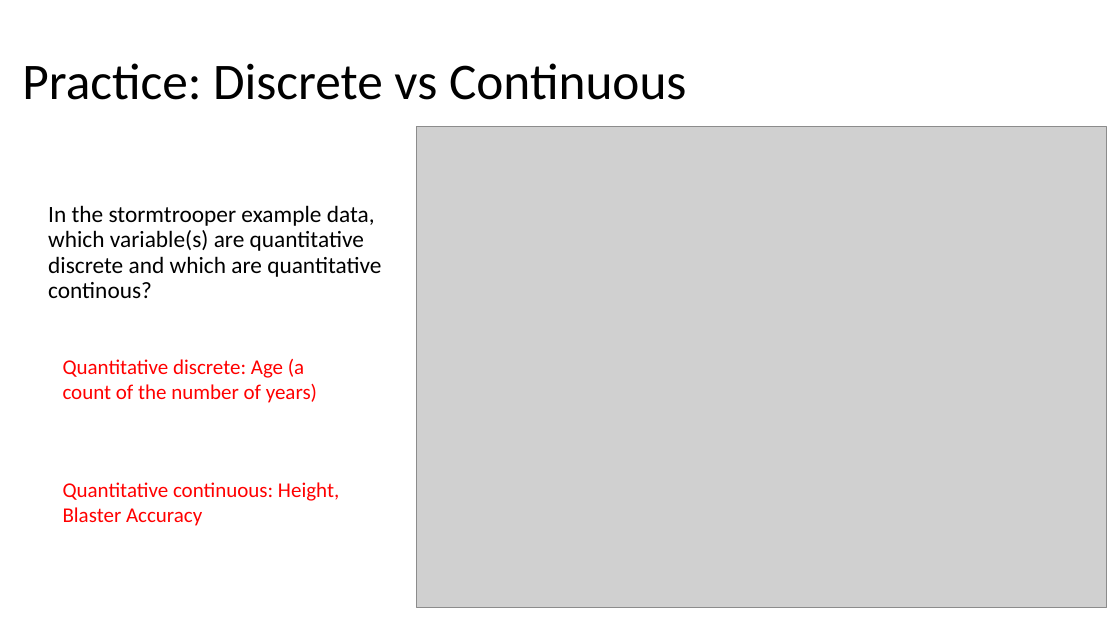
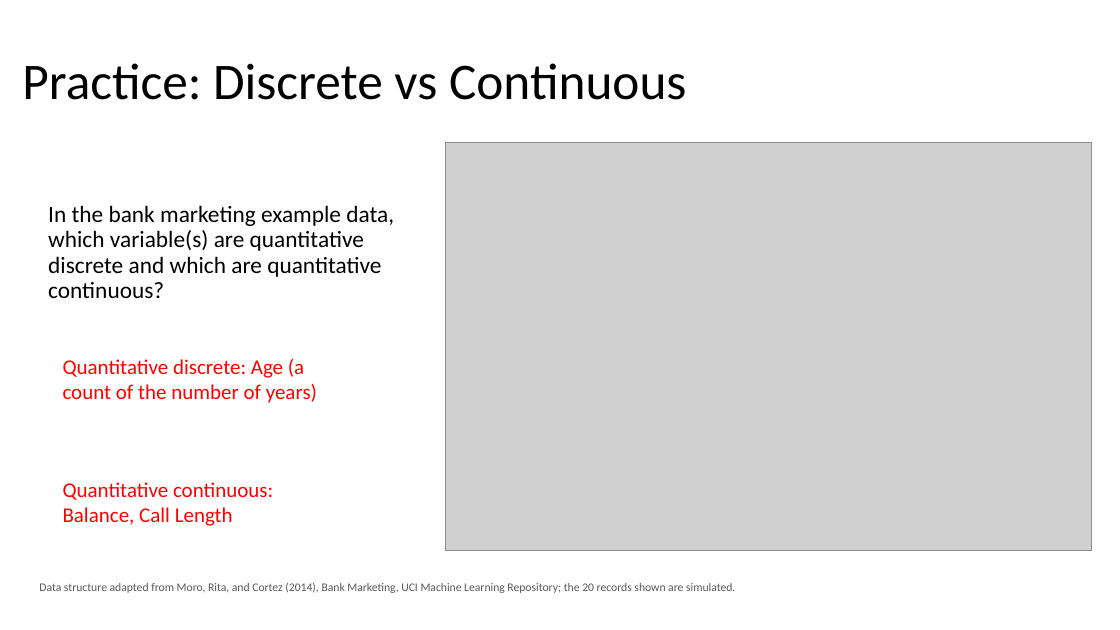
Before and after one commit to Jarred6068/Kvamme_UI_STAT251, a slide deck: slide 14 of docs/lecture_slides/Week 1/Week1_Lecture1_Slides_1_10_2024.pptx (slide 13 before the commit). Drawn at 1120x630 pixels with LibreOffice and Linux fonts; fonts in the diff are those of the drawing; grey boxes stand for pictures. Boxes give left, top, right and bottom in pixels: in the first picture for what was removed or moved away, otherwise in the second. Text is boxed around its words. In the diff, an @@ line names an element or a change of style, - is before the commit and + after.

```diff
--- a/docs/lecture_slides/Week 1/Week1_Lecture1_Slides_1_10_2024.pptx
+++ b/docs/lecture_slides/Week 1/Week1_Lecture1_Slides_1_10_2024.pptx
@@ picture resized from (x1=417, y1=127, x2=1107, y2=608) to (x1=445, y1=143, x2=1092, y2=550) @@
@@ text at (x1=48, y1=205, x2=394, y2=298): text changed @@
-In the stormtrooper example data, which variable(s) are quantitative discrete and which are quantitative continous?
+In the bank marketing example data, which variable(s) are quantitative discrete and which are quantitative continuous?
@@ text at (x1=63, y1=482, x2=273, y2=526): text changed @@
-Quantitative continuous: Height, Blaster Accuracy
+Quantitative continuous: Balance, Call Length
@@ text added at (x1=39, y1=582, x2=735, y2=593), 10 pt, text #595959 @@
+Data structure adapted from Moro, Rita, and Cortez (2014), Bank Marketing, UCI Machine Learning Repository; the 20 records shown are simulated.
```
Also in this commit, not shown: 1 other slide changed, 2 slides added, 1 slide removed, 14 other files.
